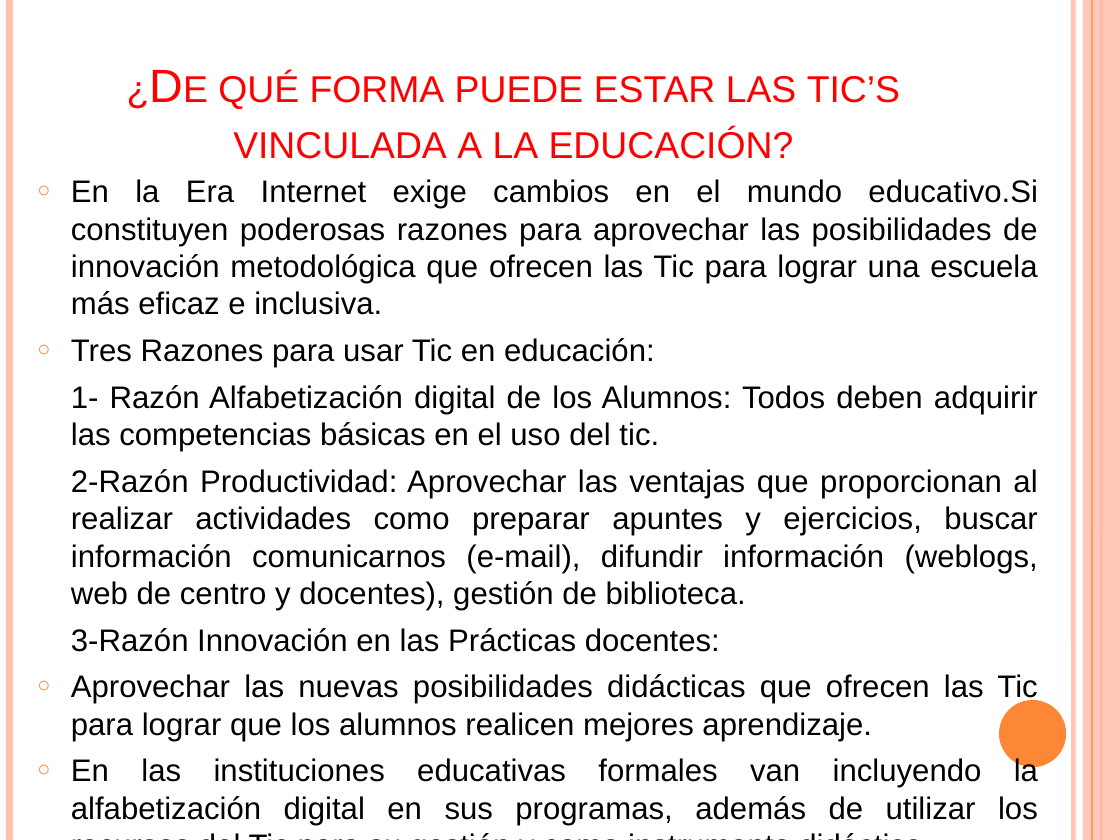
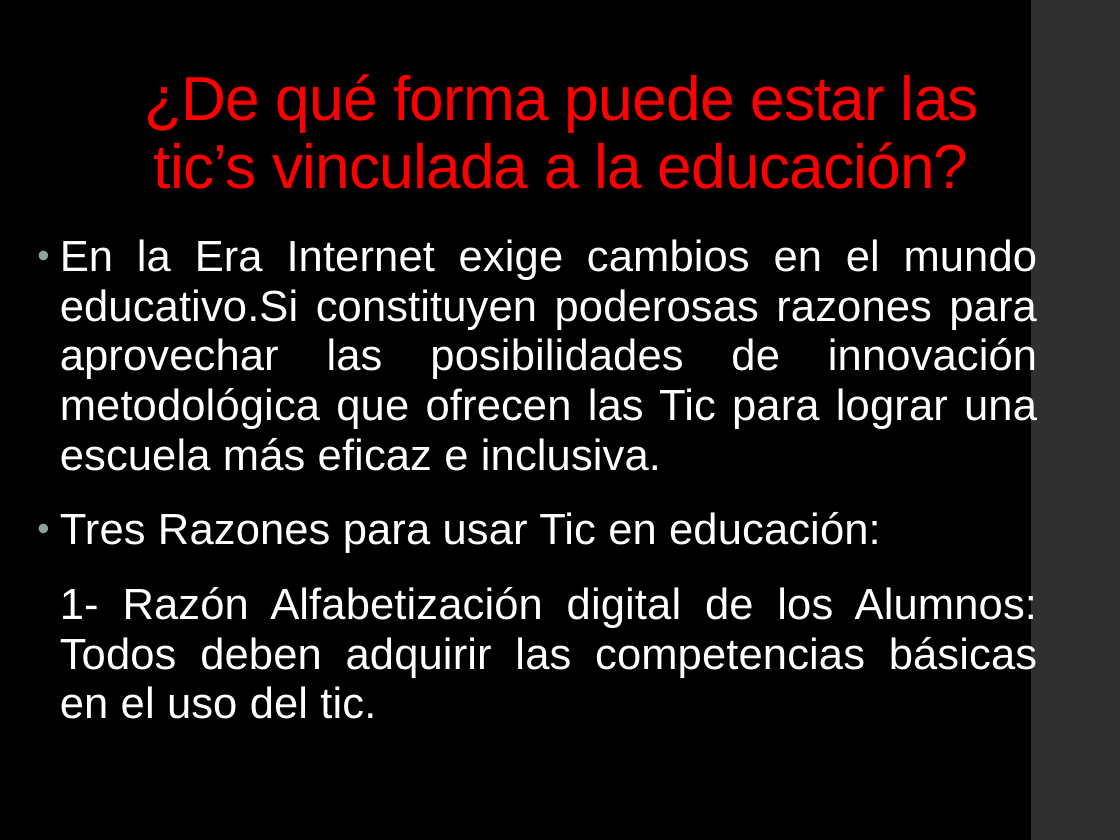
Before and after one commit to eric-vc/Feb-Jun19, a slide deck: slide 11 of Tehuipango/Tecnologías de la información y las comunicaciones/Material adicional/1.1.1 Conceptos.PPTX. Drawn at 1120x840 pixels with LibreOffice and Linux fonts; fonts in the diff are those of the drawing. Boxes give left, top, right and bottom in pixels: in the first picture for what was removed or moved away, otherwise in the second. Text is boxed around its words. In the diff, an @@ line names an element or a change of style, - is before the commit and + after.

```diff
--- a/Tehuipango/Tecnologías de la información y las comunicaciones/Material adicional/1.1.1 Conceptos.PPTX
+++ b/Tehuipango/Tecnologías de la información y las comunicaciones/Material adicional/1.1.1 Conceptos.PPTX
@@ background #FFFFFF to #000000 @@
@@ line removed from (9, 0) to (9, 840) @@
@@ rectangle: place and size @@
-rectangle at box(1083, 0, 1120, 840)
+rectangle at box(1032, 0, 1120, 840)
@@ rectangle at box(1032, 0, 1120, 840): fill #FEC3AE at 87% opacity to #303030 @@
@@ line removed from (1073, 0) to (1073, 840) @@
@@ line removed from (1092, 0) to (1092, 840) @@
@@ line removed from (1101, 0) to (1101, 840) @@
@@ title "¿De qué forma puede estar ...": place and size @@
-title "¿De qué forma puede estar ..." at box(218, 73, 900, 159)
+title "¿De qué forma puede estar ..." at box(144, 74, 979, 189)
@@ title "¿De qué forma puede estar ..." at box(144, 74, 979, 189): size 30 to 40 pt, letter spacing 0 to -0.5 pt, small capitals off; line spacing 1 to 0.9 @@
@@ text "En la Era Internet exige ...": place and size @@
-text "En la Era Internet exige ..." at box(71, 179, 1038, 825)
+text "En la Era Internet exige ..." at box(60, 236, 1038, 719)
@@ text "En la Era Internet exige ..." at box(60, 236, 1038, 719): size 20 to 28 pt, text colour #000000 to #FFFFFF, letter spacing 0 to 0.1 pt; bullet ○ to •; line spacing 1 to 0.95; more space between paragraphs; bullet colour #FE8637 to #93A299; indent changed @@
@@ text at box(71, 469, 1038, 825): paragraphs removed @@
-2-Razón Productividad: Aprovechar las ventajas que proporcionan al realizar actividades como preparar apuntes y ejercicios, buscar información comunicarnos (e-mail), difundir información (weblogs, web de centro y docentes), gestión de biblioteca.
-3-Razón Innovación en las Prácticas docentes:
-○ Aprovechar las nuevas posibilidades didácticas que ofrecen las Tic para lograr que los alumnos realicen mejores aprendizaje.
-○ En las instituciones educativas formales van incluyendo la alfabetización digital en sus programas, además de utilizar los recursos del Tic para su gestión y como instrumento didáctico.
@@ ellipse removed at box(999, 700, 1066, 767) @@
```
Also in this commit, not shown: 14 other slides changed, 3 slides added, 54 other files.
